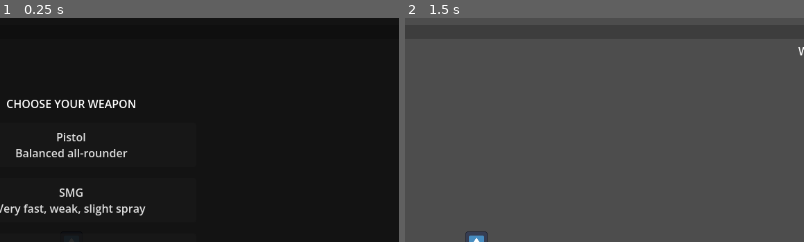
Above: before the commit, frames 1-2 (left to right).
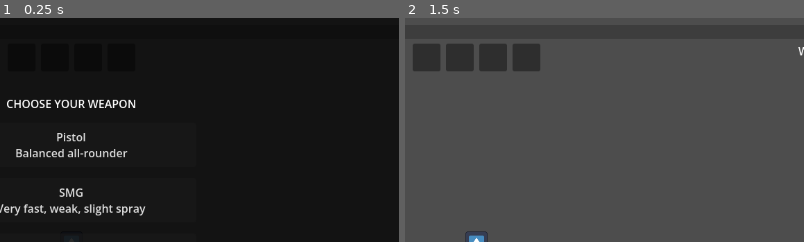
Above: after the commit, the same moments.

Repository: Garry-Systems/the-dead-shift
Game: Godot game, scene res://scenes/Main.tscn
The game is run twice, just before and just after one commit, with the same random seed, the same clock (stepped at 60 frames per second) and the same inputs. The engine's default icon, where the game draws it, is replaced by a stand-in: a white triangle on a blue panel in a dark square.
Inputs (mouse positions are % of the whole screen's width and height, from its top left):
- Up to frame 1 (0.25 s): no input
- Up to frame 2 (1.5 s): click "Pistol Balanced all-rounder" at 0.5 s; tap Enter at 1.25 s; move the mouse to (72, 45) at 1.27 s; hold D from 1.28 s (still down); click (72, 45) at 1.42 s
The pictures show only the part of the screen within x 41-91%, y 0-50%; the shares and areas given below are measured in that part.

The runs differ from the first frame. In frame 2, 3.3% of the frame differs, in the area x 2-34%, y 11-24%.

Commit message:
Phase 4 step 3: wire relic bar/menu + boss relic drop

Diff:
--- a/scenes/Boss.tscn
+++ b/scenes/Boss.tscn
@@ -1,9 +1,10 @@
-[gd_scene load_steps=5 format=3]
+[gd_scene load_steps=6 format=3]
 
 [ext_resource type="Script" path="res://scripts/Boss.gd" id="1_boss"]
 [ext_resource type="Texture2D" uid="uid://clb35uimfi113" path="res://icon.svg" id="2_tex"]
 [ext_resource type="PackedScene" path="res://scenes/XpGem.tscn" id="3_gem"]
 [ext_resource type="PackedScene" path="res://scenes/SlamWave.tscn" id="4_slam"]
+[ext_resource type="PackedScene" path="res://scenes/RelicPickup.tscn" id="5_relic"]
 
 [sub_resource type="CircleShape2D" id="CircleShape2D_boss"]
 radius = 48.0
@@ -12,6 +13,7 @@
 script = ExtResource("1_boss")
 xp_gem_scene = ExtResource("3_gem")
 slam_wave_scene = ExtResource("4_slam")
+relic_pickup_scene = ExtResource("5_relic")
 
 [node name="Sprite2D" type="Sprite2D" parent="."]
 modulate = Color(1, 0.25, 0.25, 1)
--- a/scenes/Main.tscn
+++ b/scenes/Main.tscn
@@ -7,6 +7,8 @@
 [ext_resource type="Script" path="res://scripts/LevelUpUI.gd" id="5_levelup"]
 [ext_resource type="Script" path="res://scripts/StartUI.gd" id="6_startui"]
 [ext_resource type="PackedScene" path="res://scenes/Boss.tscn" id="7_boss"]
+[ext_resource type="Script" path="res://scripts/RelicBar.gd" id="8_relicbar"]
+[ext_resource type="Script" path="res://scripts/RelicMenu.gd" id="9_relicmenu"]
 
 [node name="Main" type="Node2D"]
 
@@ -25,3 +27,9 @@
 
 [node name="StartUI" type="CanvasLayer" parent="."]
 script = ExtResource("6_startui")
+
+[node name="RelicBar" type="CanvasLayer" parent="."]
+script = ExtResource("8_relicbar")
+
+[node name="RelicMenu" type="CanvasLayer" parent="."]
+script = ExtResource("9_relicmenu")
--- a/scripts/Boss.gd
+++ b/scripts/Boss.gd
@@ -8,6 +8,7 @@
 
 @export var xp_gem_scene: PackedScene
 @export var slam_wave_scene: PackedScene
+@export var relic_pickup_scene: PackedScene
 
 var max_health := GameConfig.BOSS_BASE_HP
 var move_speed := GameConfig.BOSS_MOVE_SPEED
@@ -93,4 +94,12 @@
 	# Full heal.
 	if _target and is_instance_valid(_target):
 		_target.full_heal()
-	# (Step 3 adds a relic drop here.)
+	# Relic drop: one relic that is neither owned nor banned this run.
+	var bar := get_tree().get_first_node_in_group("relic_bar")
+	if bar != null and relic_pickup_scene != null:
+		var id: String = bar.call("roll_drop")
+		if id != "":
+			var pickup = relic_pickup_scene.instantiate()
+			pickup.relic_id = id
+			get_tree().current_scene.add_child(pickup)
+			pickup.global_position = global_position
Not shown: 1 places in scenes/Main.tscn that only renumber resources
